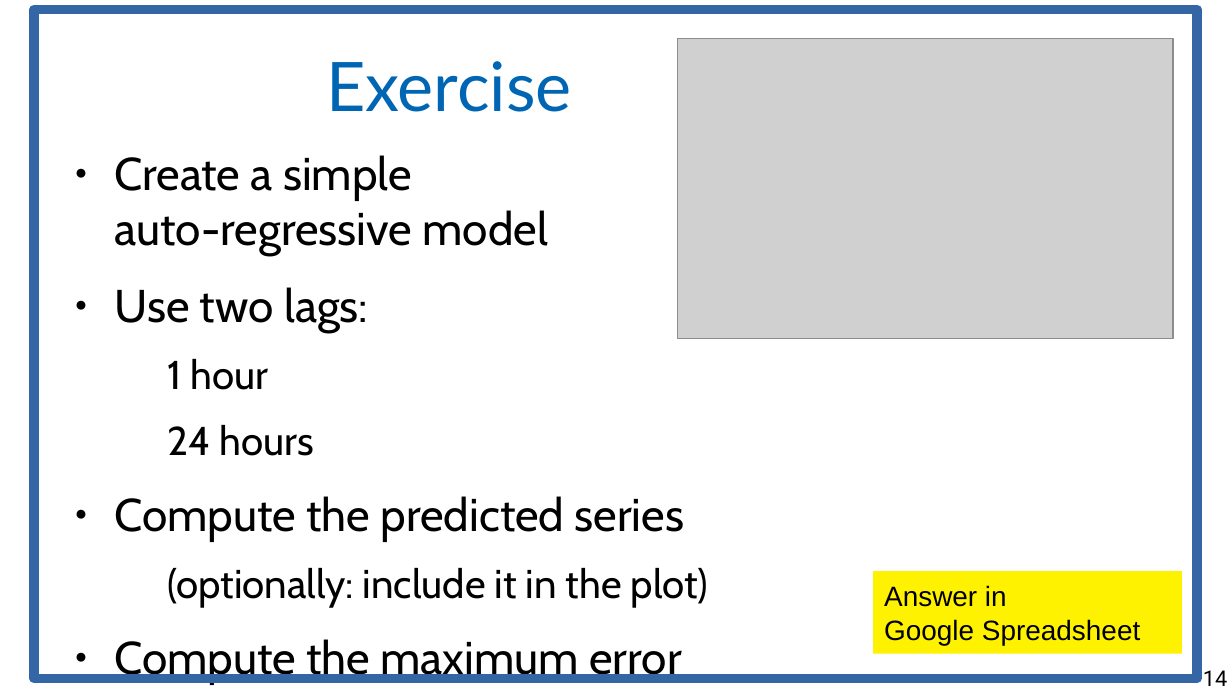
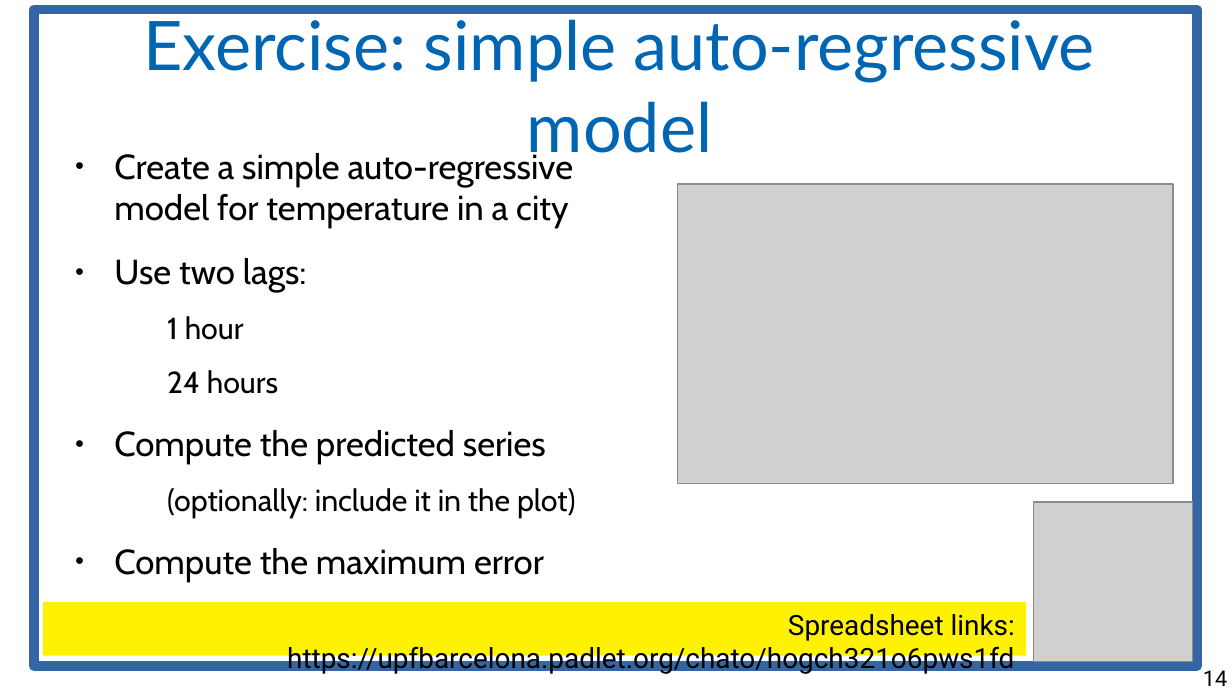
Before and after one commit to marco-calautti/data-mining-course, a slide deck: slide 14 of theory/odp/tt29_forecasting.odp. Drawn at 1232x693 pixels with LibreOffice and Linux fonts; fonts in the diff are those of the drawing; grey boxes stand for pictures. Boxes give left, top, right and bottom in pixels: in the first picture for what was removed or moved away, otherwise in the second. Text is boxed around its words. In the diff, an @@ line names an element or a change of style, - is before the commit and + after.

```diff
--- a/theory/odp/tt29_forecasting.odp
+++ b/theory/odp/tt29_forecasting.odp
@@ rectangle resized from (x1=35, y1=9, x2=1198, y2=679) to (x1=35, y1=9, x2=1198, y2=666) @@
@@ title at (x1=144, y1=11, x2=1095, y2=165): text changed @@
-Exercise
+Exercise: simple auto-regressive model
@@ text at (x1=114, y1=150, x2=574, y2=228): text changed; size 29.6 to 22.4 pt @@
-● Create a simple
-  auto-regressive model
+● Create a simple auto-regressive model for temperature in a city
@@ picture moved from (x1=677, y1=39, x2=1173, y2=339) to (x1=677, y1=184, x2=1173, y2=484) @@
@@ text at (x1=114, y1=258, x2=576, y2=575): size 29.6 to 22.4 pt in "Use two lags:", "Compute the predicted series", "Compute the maximum error"; size 25.9 to 19.6 pt in "1 hour", "24 hours", "(optionally: include it in the plot)" @@
@@ picture added at (x1=1034, y1=502, x2=1194, y2=662) @@
@@ rectangle removed at (x1=873, y1=571, x2=1182, y2=654) @@
-Answer in
-Google Spreadsheet
@@ rectangle added at (x1=42, y1=603, x2=1026, y2=656), fill #FFF200, 18 pt, text #000000 @@
+Spreadsheet links: https://upfbarcelona.padlet.org/chato/hogch321o6pws1fd
```
Also in this commit, not shown: 13 other slides changed, 6 other files.
